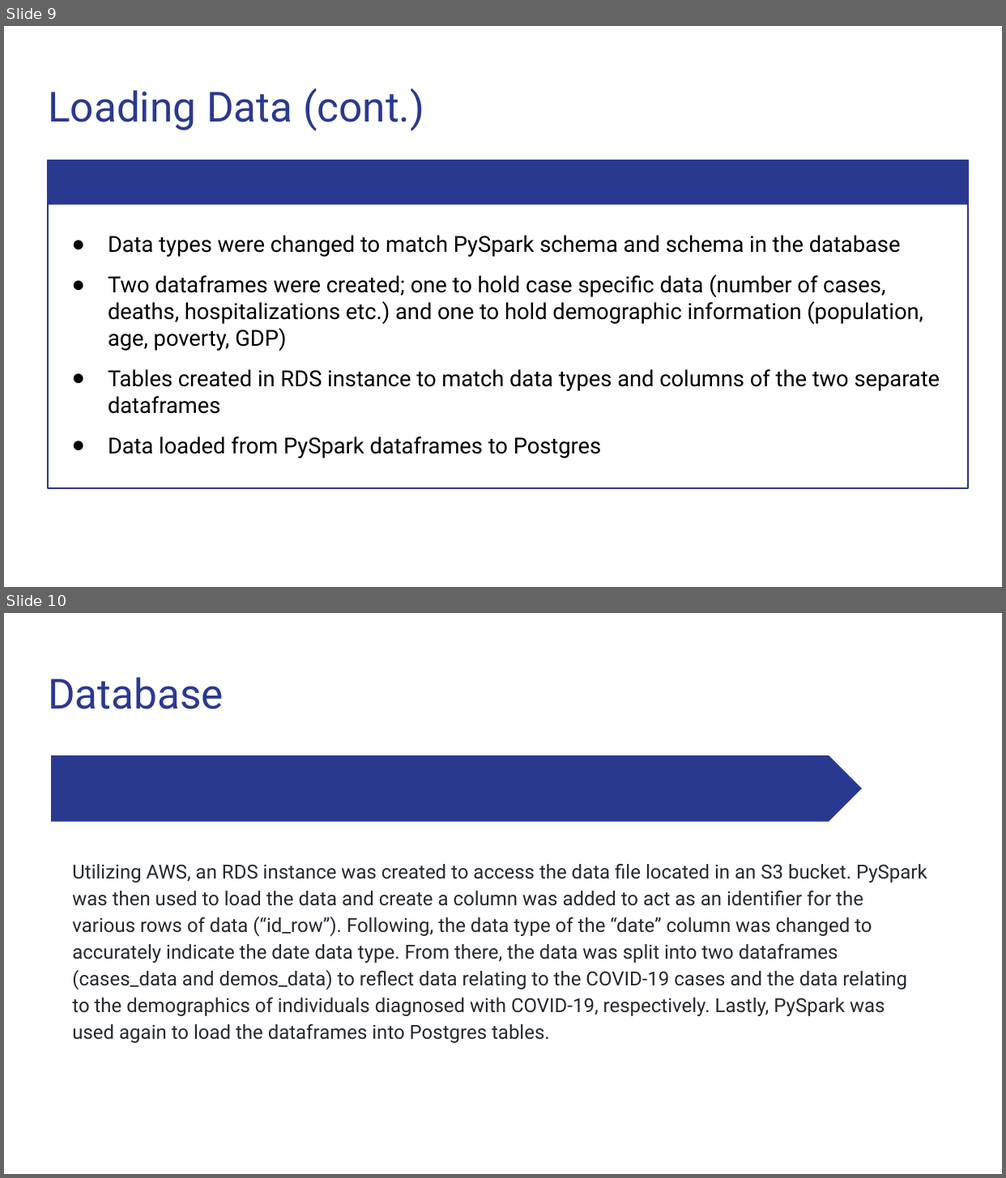
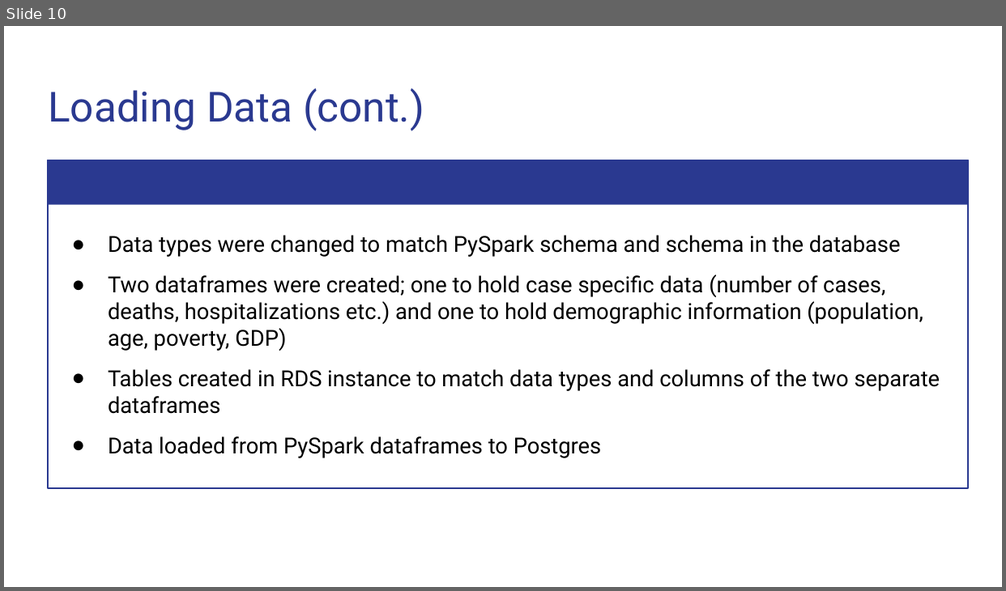
Before and after one commit to Magzzie/COVID-19_Analysis, a slide deck: COVID-19 Analysis.pptx. Shown one above the other, each under a label of ours: slides 9 and 10 before the commit, slide 10 after it. The pictures are 1006x1178 and 1006x591 pixels, drawn with LibreOffice and Linux fonts; fonts in the diff are those of the drawing. Boxes give left, top, right and bottom in pixels: in the first picture for what was removed or moved away, otherwise in the second. Text is boxed around its words. In the diff, an @@ line names an element or a change of style, - is before the commit and + after.

```diff
--- a/COVID-19 Analysis.pptx
+++ b/COVID-19 Analysis.pptx
@@ slide 10 removed at [4, 613, 1002, 1174], background #FFFFFF @@
@@ title removed at [48, 677, 224, 709] @@
-Database
@@ pentagon arrow removed at [51, 756, 861, 821] @@
@@ text removed at [72, 864, 927, 1043] @@
-Utilizing AWS, an RDS instance was created to access the data file located in an S3 bucket. PySpark was then used to load the data and create a column was added to act as an identifier for the various rows of data (“id_row”). Following, the data type of the “date” column was changed to accurately indicate the date data type. From there, the data was split into two dataframes (cases_data and demos_data) to reflect data relating to the COVID-19 cases and the data relating to the demographics of individuals diagnosed with COVID-19, respectively. Lastly, PySpark was used again to load the dataframes into Postgres tables.
@@ what was slide 9 is now slide 10 @@
```
Also in this commit, not shown: 8 slides changed, 11 slides added, 4 other slides removed.
